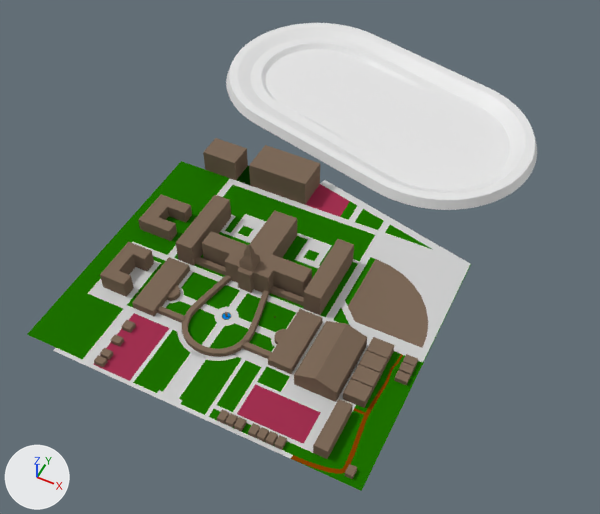
What one commit did to the Blender file assets/ui/tracen/tracen-academy.blend.
Camera for both pictures: a camera (50 mm lens) standing at (28.3, -41.7, 59.8) and looking at (3.4, 8.1, -2.3). The lights are fixed; the arrows at lower left show +X, +Y and +Z.

The scene before the commit, as lines of its bpy script (objects in view):
```python
me_circle_003 = bpy.data.meshes.new('Circle.003')
me_circle_003.from_pydata(...)  # 428 vertices, 148 faces; spans x -12.9..17.7, y -10.1..12.2, z 0.0
me_circle_003.polygons.foreach_set('use_smooth', [True] * 148)
me_circle_003.materials.append(mat_path)  # light grey #cfcfcf
me_circle_004 = bpy.data.meshes.new('Circle.004')
me_circle_004.from_pydata(...)  # 43 vertices, 14 faces; spans x -12.9..17.7, y 2.4..20.3, z 0.0
me_circle_004.polygons.foreach_set('use_smooth', [True] * 14)
me_circle_004.materials.append(mat_path)  # light grey #cfcfcf
me_circle_010 = bpy.data.meshes.new('Circle.010')
me_circle_010.from_pydata(...)  # 279 vertices, 139 faces; spans x 11.69..16.1, y -10.1..3.2, z 0.0
me_circle_010.polygons.foreach_set('use_smooth', [True] * 139)
me_circle_010.materials.append(mat_dirt)  # brown #813f00
ob_dirt_col = bpy.data.objects.new('dirt-col', me_circle_010)
ob_dirt_col.location = (1.64, -3.18, -0.03)
ob_path_col = bpy.data.objects.new('path-col', me_circle_003)
ob_path_col.location = (1.64, -3.18, -0.03)
ob_path_nopathfinding_col = bpy.data.objects.new('path_nopathfinding-col', me_circle_004)
ob_path_nopathfinding_col.location = (1.64, -3.18, -0.03)
# also in view: 'grass-col' at (3.1, 1.5, 0.0); 'default' at (1.6, -3.4, 1.2); 'default-col' at (3.8, 1.7, 2.6); 'Circle' at (1.9, 30.5, 0.5); 'red-col' at (3.8, 1.7, 0.0)
```
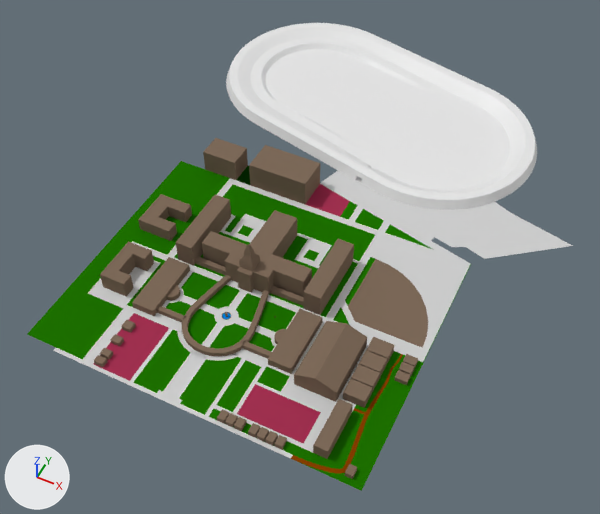
Patch to the scene script:
```diff
--- a/assets/ui/tracen/tracen-academy.blend.py
+++ b/assets/ui/tracen/tracen-academy.blend.py
@@ me_circle_004 @@
 # used by ob_path_nopathfinding_col; location = (1.64, -3.18, -0.03)
-me_circle_004.from_pydata(...)  # 43 vertices, 14 faces; spans x -12.9..17.7, y 2.4..20.3, z 0.0
+me_circle_004.from_pydata(...)  # 88 vertices, 59 faces, 1 loose edge; spans x -12.9..25.9, y 2.4..25.1, z 0.0
+# me_circle_004 part 1
+# 1 face is deleted
+# 46 vertices are added at x 0.8..25.9, y 17.1..25.1, z 0.0
+# 47 new faces join them
 me_circle_004.materials.append(mat_path)
```

What differs and where, as boxes (x1, y1, x2, y2) in the pictures (600 x 514 px):
'path_nopathfinding-col', reshaped (41% wider): before (217, 179, 470, 350); after (217, 171, 573, 350)
part 1 of me_circle_004, built on: before (320, 180, 469, 263); after (320, 171, 573, 263)
